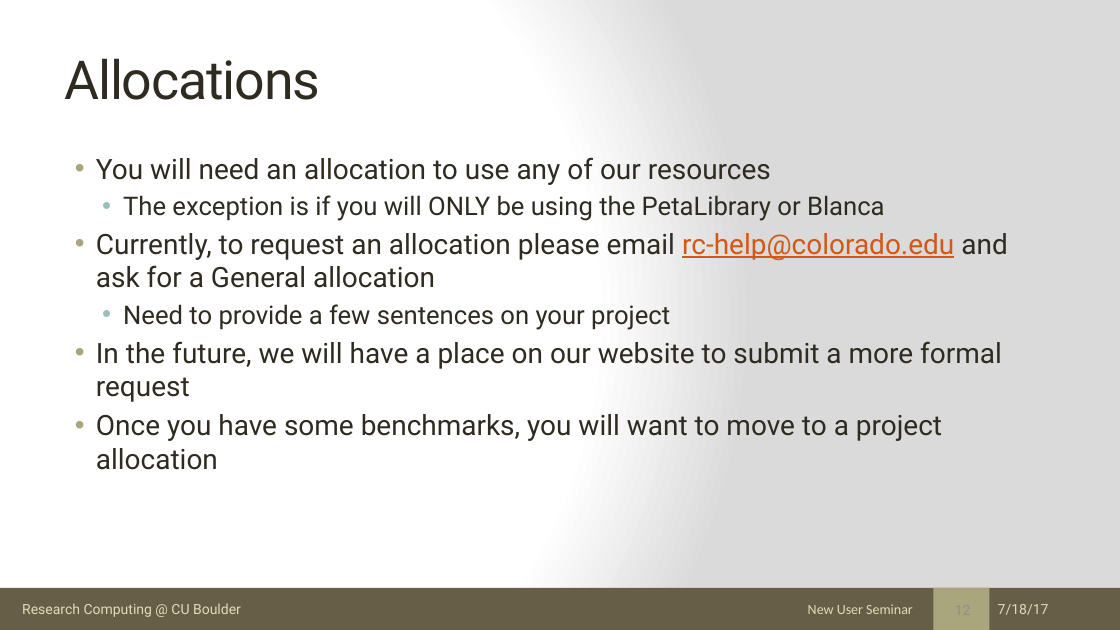
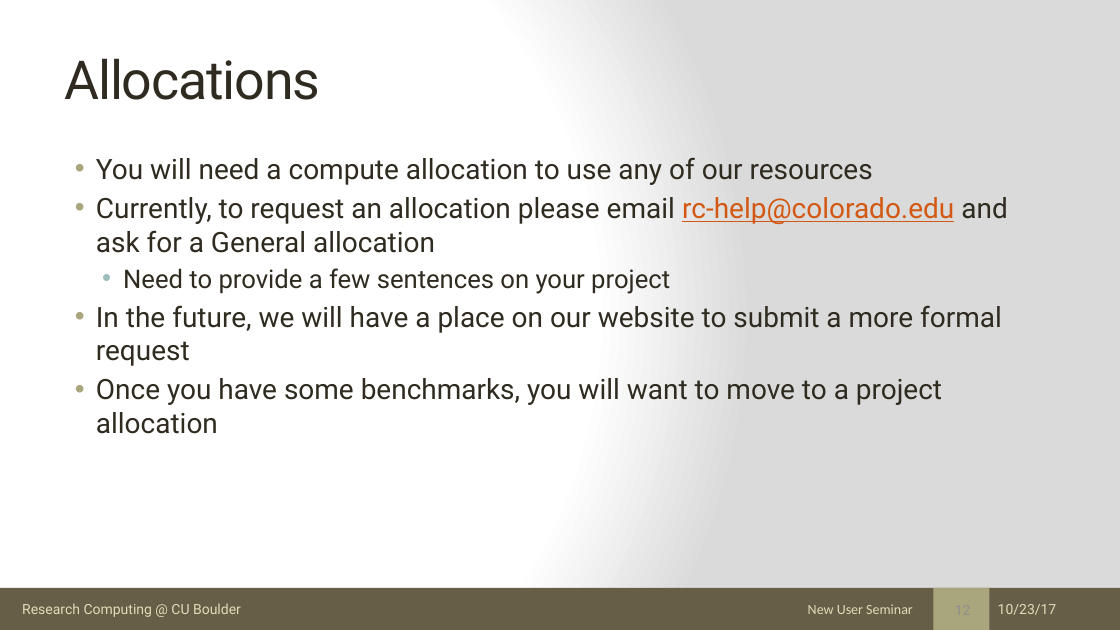
Before and after one commit to ResearchComputing/New_User_Seminar, a slide deck: slide 12 of rc_new_user_seminar_2017.pptx. Drawn at 1120x630 pixels with LibreOffice and Linux fonts; fonts in the diff are those of the drawing. Boxes give left, top, right and bottom in pixels: in the first picture for what was removed or moved away, otherwise in the second. Text is boxed around its words. In the diff, an @@ line names an element or a change of style, - is before the commit and + after.

```diff
--- a/rc_new_user_seminar_2017.pptx
+++ b/rc_new_user_seminar_2017.pptx
@@ text at box(96, 157, 873, 185): text changed; size 22 to 24 pt @@
-• You will need an allocation to use any of our resources
-  • The exception is if you will ONLY be using the PetaLibrary or Blanca
+• You will need a compute allocation to use any of our resources
@@ text at box(998, 604, 1057, 615): text changed @@
-7/18/17
+10/23/17
```
Also in this commit, not shown: 54 other slides changed, 1 slide removed, 1 other file.
